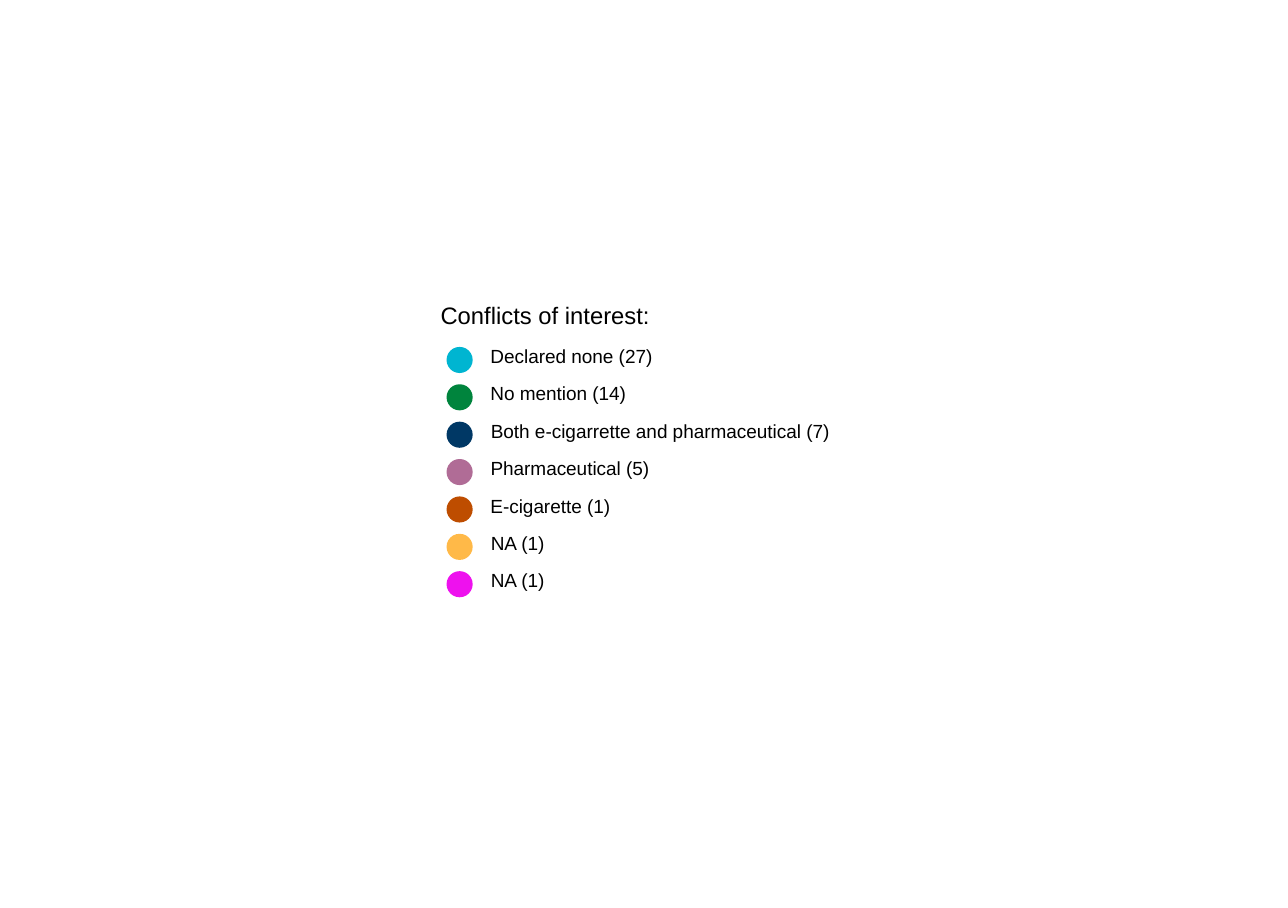
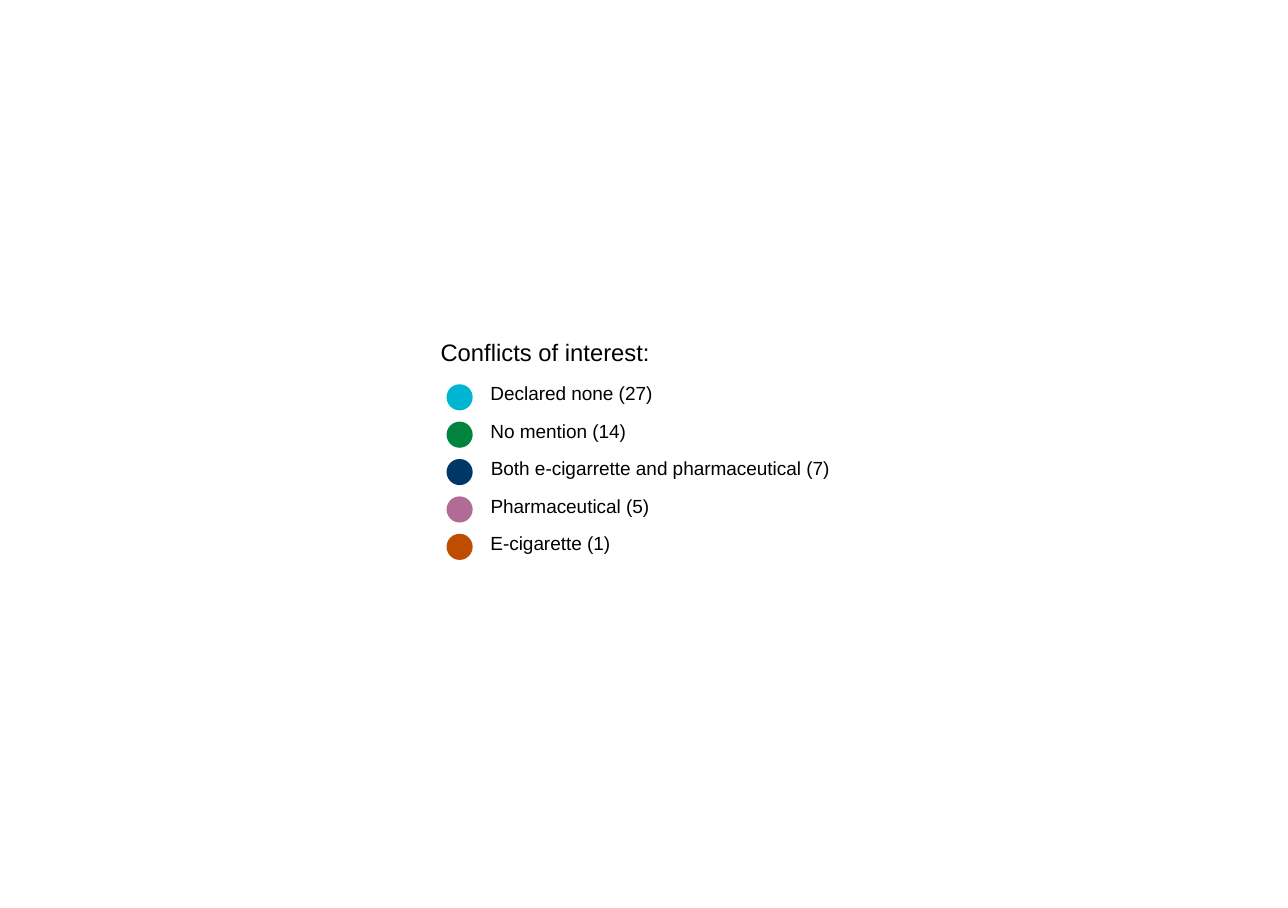
Before and after one commit to marissasmith8/Citation-Network-Analysis, a slide deck: slide 1 of outputs/legend_conf_paper.pptx. Drawn at 1288x908 pixels with LibreOffice and Linux fonts; fonts in the diff are those of the drawing. Boxes give left, top, right and bottom in pixels: in the first picture for what was removed or moved away, otherwise in the second. Text is boxed around its words. In the diff, an @@ line names an element or a change of style, - is before the commit and + after.

```diff
--- a/outputs/legend_conf_paper.pptx
+++ b/outputs/legend_conf_paper.pptx
@@ 3 ellipses, 3 texts moved together from (x1=447, y1=349, x2=829, y2=522) to (x1=447, y1=386, x2=829, y2=559) @@
@@ 3 texts, 2 ellipses moved together from (x1=441, y1=306, x2=650, y2=517) to (x1=441, y1=343, x2=650, y2=554) @@
@@ group removed at (x1=447, y1=534, x2=544, y2=596): 2 ellipses, 2 texts @@
-NA (1)
-NA (1)
```
Also in this commit, not shown: 5 other files.
